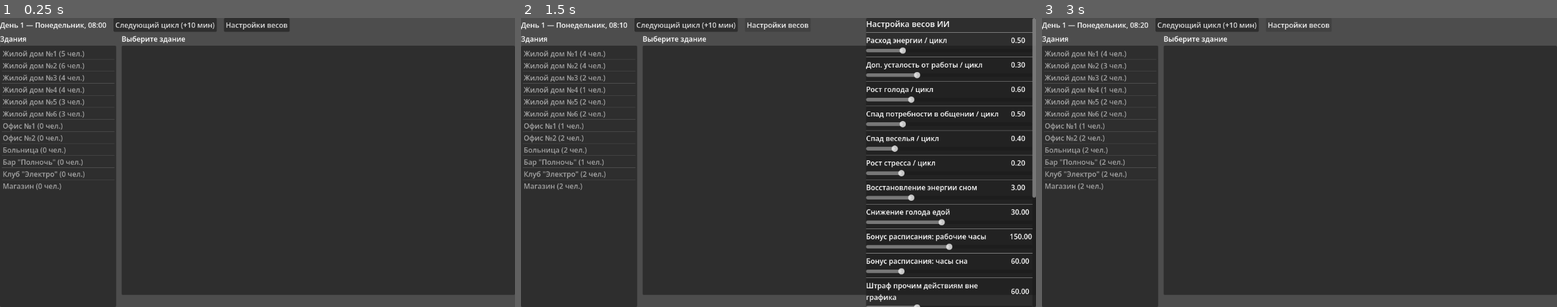
Above: before the commit, frames 1-3 (left to right).
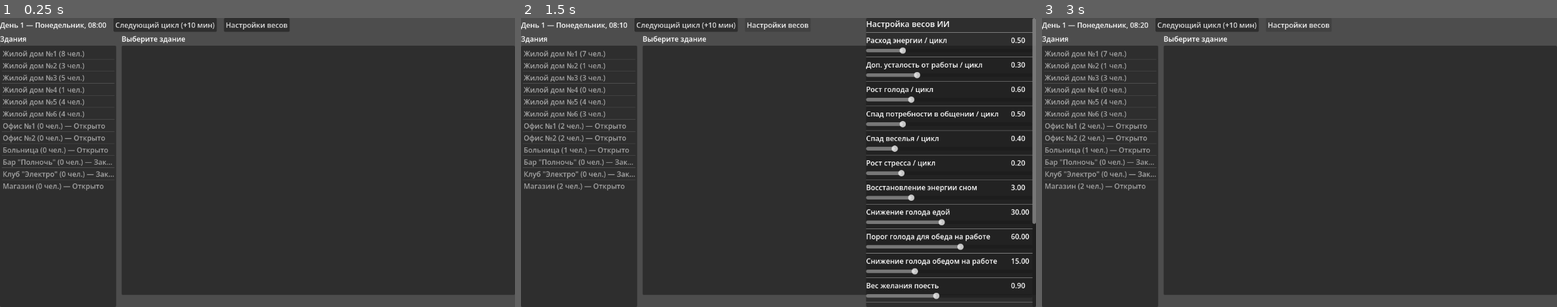
Above: after the commit, the same moments.

Repository: mafletich/city_simulator
Game: Godot game, scene res://scenes/main.tscn
The game is run twice, just before and just after one commit, with the same random seed, the same clock (stepped at 60 frames per second) and the same inputs.
Inputs:
- Up to frame 1 (0.25 s): no input
- Up to frame 2 (1.5 s): click "Следующий цикл (+10 мин)" at 0.5 s; click "Настройки весов" at 1.25 s
- Up to frame 3 (3 s): click "Следующий цикл (+10 мин)" at 2 s; click "Настройки весов" at 2.75 s

The runs differ from the first frame. In frame 1, 0.4% of the frame differs, in the area x 11-23%, y 11-60%; in frame 2, 1.9%, in the area x 7-100%, y 11-100%; in frame 3, 0.4%.

Commit message:
Add building operating-hours presets, schedule-driven vacancies, and strict work/sleep
- BuildingData: open_hour/close_hour/schedule_label + is_open(hour).
- New BuildingSchedules: several dozen randomly-picked operating-hour
  presets per building type (offices, shops, bars, clubs each get a
  wide combinatorial pool; hospital is deliberately always 24/7 — a
  hospital that closes at night didn't make sense for the sim). Also
  slices each building's open window into shifts that fully tile it
  (no gaps/overlaps) and emits one vacancy per shift worker slot.
- World.generate_city now rolls a schedule for each of the 6 workplaces,
  generates their vacancies, and randomly assigns those (not a flat
  per-building quota) to the 25 characters — headcount and shift hours
  now emerge from real operating hours instead of a fixed number.
- DecisionSystem: work/sleep are no longer scored against competing
  actions — during a character's own work hours they are always WORKing
  (including eating without leaving, via World's new lunch-at-work
  handling), during sleep hours always asleep at home. Closed
  bars/clubs/shops are excluded from socialize/wander targets, so idle
  residents no longer show up at venues with nobody on shift.
- main.gd: buildings list and detail panel now show operating hours,
  open/closed status, and staff count.

Verified headless over a 3 in-game-day run: zero work/sleep-schedule
violations, closed venues never had non-working visitors, and shift
vacancies tile each building's open window exactly.

Co-Authored-By: Claude Sonnet 5 <noreply@anthropic.com>
Claude-Session: https://claude.ai/code/session_017ivW3UVBMF6fQkFeRuAjkr

Diff:
--- a/scripts/data/building_data.gd
+++ b/scripts/data/building_data.gd
@@ -5,8 +5,14 @@
 @export var building_name: String = ""
 @export var building_type: Enums.BuildingType = Enums.BuildingType.RESIDENTIAL
 @export var rooms: Array[RoomData] = []
-## Сколько человек может официально работать в этом здании (0 = не место работы).
-@export var max_workers: int = 0
+## Сколько сотрудников числится в этом здании (0 = не место работы; сумма
+## всех сгенерированных вакансий, см. BuildingSchedules).
+@export var staff_count: int = 0
+
+## Часы работы. open_hour == close_hour означает "круглосуточно".
+@export var open_hour: int = 0
+@export var close_hour: int = 0
+@export var schedule_label: String = ""
 
 func get_room(room_id: int) -> RoomData:
 	for r in rooms:
@@ -19,3 +25,12 @@
 	for r in rooms:
 		ids.append_array(r.occupant_ids)
 	return ids
+
+func is_open(hour: int) -> bool:
+	if staff_count <= 0:
+		return true # жилые дома и т.п. — не заведения, "открыты" всегда
+	if open_hour == close_hour:
+		return true
+	if open_hour < close_hour:
+		return hour >= open_hour and hour < close_hour
+	return hour >= open_hour or hour < close_hour # диапазон через полночь
--- /dev/null
+++ b/scripts/systems/building_schedules.gd
@@ -0,0 +1,91 @@
+class_name BuildingSchedules
+extends RefCounted
+
+## Пресеты часов работы по типу здания + параметры смен для генерации
+## вакансий. Один пресет = {"open": int, "close": int, "label": String}.
+## open == close значит "круглосуточно". close < open — диапазон через полночь
+## (например 20:00–04:00), это не баг, а нормальный формат ночных заведений.
+
+## Сколько часов максимум длится одна смена и сколько человек нужно на смену
+## для этого типа здания — определяет, сколько вакансий сгенерируется, чтобы
+## суммарно покрыть все часы работы без "дыр".
+static func get_shift_params(type: Enums.BuildingType) -> Dictionary:
+	match type:
+		Enums.BuildingType.OFFICE:
+			return {"max_shift_length": 9, "workers_per_shift": 2}
+		Enums.BuildingType.HOSPITAL:
+			return {"max_shift_length": 8, "workers_per_shift": 1}
+		Enums.BuildingType.BAR:
+			return {"max_shift_length": 6, "workers_per_shift": 1}
+		Enums.BuildingType.CLUB:
+			return {"max_shift_length": 6, "workers_per_shift": 1}
+		Enums.BuildingType.SHOP:
+			return {"max_shift_length": 7, "workers_per_shift": 2}
+	return {"max_shift_length": 8, "workers_per_shift": 1}
+
+## Возвращает случайно выбираемый пул пресетов для типа здания.
+static func get_presets(type: Enums.BuildingType) -> Array[Dictionary]:
+	match type:
+		Enums.BuildingType.HOSPITAL:
+			# Больница у нас всегда круглосуточная — "закрытая на ночь больница"
+			# в симуляторе жизни города выглядит неправдоподобно, так что для
+			# этого типа пул пресетов намеренно состоит из одного варианта.
+			return [{"open": 0, "close": 0, "label": "Круглосуточно"}]
+		Enums.BuildingType.OFFICE:
+			return _generate([6, 7, 8, 9, 10, 11], [6, 7, 8, 9, 10], false)
+		Enums.BuildingType.SHOP:
+			return _generate([6, 7, 8, 9, 10], [8, 9, 10, 11, 12, 13, 14], true)
+		Enums.BuildingType.BAR:
+			return _generate([15, 16, 17, 18, 19, 20], [5, 6, 7, 8, 9], true)
+		Enums.BuildingType.CLUB:
+			return _generate([18, 19, 20, 21, 22], [4, 5, 6, 7, 8], true)
+	return [{"open": 0, "close": 0, "label": "Круглосуточно"}]
+
+static func _generate(opens: Array, durations: Array, include_24_7: bool) -> Array[Dictionary]:
+	var presets: Array[Dictionary] = []
+	for open_h in opens:
+		for duration in durations:
+			var close_h: int = (open_h + duration) % 24
+			presets.append({
+				"open": open_h,
+				"close": close_h,
+				"label": "%02d:00–%02d:00" % [open_h, close_h],
+			})
+	if include_24_7:
+		presets.append({"open": 0, "close": 0, "label": "Круглосуточно"})
+	return presets
+
+static func pick_random_preset(type: Enums.BuildingType) -> Dictionary:
+	var presets := get_presets(type)
+	return presets[randi() % presets.size()]
+
+## Длительность окна работы в часах (24, если круглосуточно).
+static func duration_hours(open_h: int, close_h: int) -> int:
+	if open_h == close_h:
+		return 24
+	if open_h < close_h:
+		return close_h - open_h
+	return 24 - open_h + close_h
+
+## Режет часы работы здания на смены, полностью покрывающие весь период без
+## пропусков, и возвращает список вакансий {"building", "start", "end"} —
+## по одной записи на каждое рабочее место в каждой смене.
+static func generate_vacancies(building: BuildingData) -> Array[Dictionary]:
+	var params := get_shift_params(building.building_type)
+	var max_shift_length: int = params["max_shift_length"]
+	var workers_per_shift: int = params["workers_per_shift"]
+
+	var total_hours := duration_hours(building.open_hour, building.close_hour)
+	var num_shifts: int = max(1, int(ceil(float(total_hours) / max_shift_length)))
+	var base_length: int = total_hours / num_shifts
+	var remainder: int = total_hours % num_shifts
+
+	var vacancies: Array[Dictionary] = []
+	var cursor: int = building.open_hour
+	for i in range(num_shifts):
+		var length: int = base_length + (1 if i < remainder else 0)
+		var shift_end: int = (cursor + length) % 24
+		for w in range(workers_per_shift):
+			vacancies.append({"building": building, "start": cursor, "end": shift_end})
+		cursor = shift_end
+	return vacancies
--- a/scripts/systems/decision_system.gd
+++ b/scripts/systems/decision_system.gd
@@ -1,25 +1,25 @@
 class_name DecisionSystem
 extends RefCounted
 
-## Utility AI: для каждого персонажа считаем "полезность" (score) каждого
-## возможного действия и выбираем действие с максимальным score.
-## "Расписание" (рабочие часы / часы сна) — не отдельный механизм,
-## а просто очень большой бонус/штраф внутри той же системы весов — так он
-## почти всегда побеждает, но теоретически может быть перебит крайней нуждой
-## (например, дичайшим голодом), что и даёт "скорее всего", а не "всегда".
+## В рабочие часы персонаж ВСЕГДА на работе, в часы сна — ВСЕГДА спит дома:
+## это больше не конкурирующие "веса", а жёсткое правило (см. decide_action).
+## Вне этих двух окон включается Utility AI: для каждого из оставшихся
+## действий (поесть/пообщаться/отдохнуть/погулять) считаем "полезность"
+## (score) и выбираем действие с максимальным score.
 
 func decide_action(c: CharacterData, world) -> Dictionary:
+	if _is_work_time(c, world):
+		return _fixed_action(Enums.ActionType.WORK, c.work_building_id, c.work_room_id)
+
+	if _is_sleep_time(c, world):
+		return _fixed_action(Enums.ActionType.SLEEP, c.home_building_id, c.home_room_id)
+
 	var w: DecisionWeights = world.weights
-	var work_time := _is_work_time(c, world)
-	var sleep_time := _is_sleep_time(c, world)
-
 	var candidates: Array[Dictionary] = [
-		_score_sleep(c, world, w, sleep_time, work_time),
-		_score_work(c, world, w, work_time),
-		_score_eat(c, world, w, work_time),
-		_score_socialize(c, world, w, work_time),
-		_score_rest(c, world, w, work_time),
-		_score_wander(c, world, w, work_time),
+		_score_eat(c, world, w),
+		_score_socialize(c, world, w),
+		_score_rest(c, world, w),
+		_score_wander(c, world, w),
 	]
 
 	# Небольшой бонус к текущему действию, чтобы персонажи не "дёргались"
@@ -31,46 +31,13 @@
 	candidates.sort_custom(func(a, b): return a["score"] > b["score"])
 	return candidates[0]
 
-func _score_sleep(c: CharacterData, world, w: DecisionWeights, sleep_time: bool, work_time: bool) -> Dictionary:
-	# Намеренно небольшой множитель у голой усталости: график сна должен
-	# решать почти всё сам, а не "накопилась усталость — лёг спать в 17:00".
-	var score := (100.0 - c.energy) * 0.6
-	if sleep_time:
-		score += w.schedule_sleep_bonus
-	elif work_time:
-		score -= w.off_schedule_penalty
-	else:
-		# Не рабочее и не сонное время (вечер после работы, выходной днём) —
-		# спать ещё рано, только очень низкая энергия сможет это перебить.
-		score -= w.off_schedule_penalty * 0.5
-	if c.energy > 90.0:
-		score -= 200.0
-	return {
-		"action": Enums.ActionType.SLEEP,
-		"score": score,
-		"building_id": c.home_building_id,
-		"room_id": c.home_room_id,
-	}
+func _fixed_action(action: Enums.ActionType, building_id: int, room_id: int) -> Dictionary:
+	return {"action": action, "score": 9999.0, "building_id": building_id, "room_id": room_id}
 
-func _score_work(c: CharacterData, world, w: DecisionWeights, work_time: bool) -> Dictionary:
-	var score := -1000.0
-	if work_time:
-		score = w.work_base_score * c.trait_workaholic
-		score += w.schedule_work_bonus
-		score -= c.stress * 0.3
-	return {
-		"action": Enums.ActionType.WORK,
-		"score": score,
-		"building_id": c.work_building_id,
-		"room_id": c.work_room_id,
-	}
-
-func _score_eat(c: CharacterData, world, w: DecisionWeights, work_time: bool) -> Dictionary:
+func _score_eat(c: CharacterData, world, w: DecisionWeights) -> Dictionary:
 	var score := c.hunger * w.eat_weight
 	if c.hunger > 70.0:
 		score += 25.0
-	if work_time:
-		score -= w.off_schedule_penalty * 0.5 # перекусить на рабочем месте всё же можно
 	return {
 		"action": Enums.ActionType.EAT,
 		"score": score,
@@ -78,7 +45,7 @@
 		"room_id": c.home_room_id,
 	}
 
-func _score_socialize(c: CharacterData, world, w: DecisionWeights, work_time: bool) -> Dictionary:
+func _score_socialize(c: CharacterData, world, w: DecisionWeights) -> Dictionary:
 	var score := (100.0 - c.social) * c.trait_social * w.socialize_weight
 	score -= c.trait_loner * 30.0
 	var hour: int = world.current_hour
@@ -86,8 +53,6 @@
 		score += 15.0
 	else:
 		score -= 20.0
-	if work_time:
-		score -= w.off_schedule_penalty
 
 	var venue: BuildingData = _pick_social_venue(world)
 	var building_id := c.home_building_id
@@ -103,10 +68,8 @@
 		"room_id": room_id,
 	}
 
-func _score_rest(c: CharacterData, world, w: DecisionWeights, work_time: bool) -> Dictionary:
+func _score_rest(c: CharacterData, world, w: DecisionWeights) -> Dictionary:
 	var score := (100.0 - c.fun) * w.rest_weight + c.stress * 0.3
-	if work_time:
-		score -= w.off_schedule_penalty
 	return {
 		"action": Enums.ActionType.REST,
 		"score": score,
@@ -114,18 +77,16 @@
 		"room_id": c.home_room_id,
 	}
 
-func _score_wander(c: CharacterData, world, w: DecisionWeights, work_time: bool) -> Dictionary:
+func _score_wander(c: CharacterData, world, w: DecisionWeights) -> Dictionary:
 	var score := (100.0 - c.fun) * w.wander_weight
 	var hour: int = world.current_hour
-	if work_time:
-		score -= w.off_schedule_penalty
 	if hour < 7 or hour > 23:
 		score -= 40.0
 
 	var shop: BuildingData = world.get_building_by_type(Enums.BuildingType.SHOP)
 	var building_id := c.home_building_id
 	var room_id := c.home_room_id
-	if shop != null:
+	if shop != null and shop.is_open(hour):
 		building_id = shop.id
 		room_id = shop.rooms[0].id if shop.rooms.size() > 0 else 0
 
@@ -165,12 +126,13 @@
 	return hour >= start or hour < end # диапазон переходит через полночь
 
 func _pick_social_venue(world) -> BuildingData:
+	var hour: int = world.current_hour
 	var options: Array[BuildingData] = []
 	var bar: BuildingData = world.get_building_by_type(Enums.BuildingType.BAR)
 	var club: BuildingData = world.get_building_by_type(Enums.BuildingType.CLUB)
-	if bar != null:
+	if bar != null and bar.is_open(hour):
 		options.append(bar)
-	if club != null:
+	if club != null and club.is_open(hour):
 		options.append(club)
 	if options.is_empty():
 		return null
--- a/scripts/systems/decision_weights.gd
+++ b/scripts/systems/decision_weights.gd
@@ -4,6 +4,10 @@
 ## Все "магические числа" системы принятия решений и обновления потребностей
 ## собраны здесь, чтобы их можно было крутить ползунками прямо в игре
 ## (см. scripts/ui/weights_panel.gd), не трогая код.
+##
+## Работа и сон в свои расписанные часы больше не "весы", а жёсткое правило
+## (см. DecisionSystem.decide_action) — поэтому здесь только веса для того,
+## что происходит вне рабочего/спального окна, плюс скорость потребностей.
 
 ## --- Скорость изменения потребностей (за один цикл = 10 игровых минут) ---
 @export var energy_decay_rate: float = 0.5
@@ -23,13 +27,11 @@
 @export var wander_fun_gain: float = 8.0
 @export var work_stress_gain: float = 2.0
 
-## --- Расписание: насколько сильно "рабочие часы"/"часы сна" перевешивают всё остальное ---
-@export var schedule_work_bonus: float = 150.0
-@export var schedule_sleep_bonus: float = 60.0
-@export var off_schedule_penalty: float = 60.0
+## --- "Ест, не покидая работу" ---
+@export var work_lunch_hunger_threshold: float = 60.0
+@export var work_lunch_relief: float = 15.0
 
-## --- Базовые веса конкурирующих желаний ---
-@export var work_base_score: float = 60.0
+## --- Базовые веса конкурирующих желаний (вне рабочего/спального окна) ---
 @export var eat_weight: float = 0.9
 @export var socialize_weight: float = 0.8
 @export var rest_weight: float = 0.5
@@ -50,10 +52,8 @@
 		{"label": "Рост стресса / цикл", "property": "stress_growth_rate", "min": 0.0, "max": 1.0, "step": 0.05},
 		{"label": "Восстановление энергии сном", "property": "sleep_energy_regen", "min": 0.5, "max": 10.0, "step": 0.5},
 		{"label": "Снижение голода едой", "property": "eat_hunger_relief", "min": 5.0, "max": 60.0, "step": 1.0},
-		{"label": "Бонус расписания: рабочие часы", "property": "schedule_work_bonus", "min": 0.0, "max": 300.0, "step": 5.0},
-		{"label": "Бонус расписания: часы сна", "property": "schedule_sleep_bonus", "min": 0.0, "max": 300.0, "step": 5.0},
-		{"label": "Штраф прочим действиям вне графика", "property": "off_schedule_penalty", "min": 0.0, "max": 200.0, "step": 5.0},
-		{"label": "Базовая полезность работы", "property": "work_base_score", "min": 0.0, "max": 150.0, "step": 5.0},
+		{"label": "Порог голода для обеда на работе", "property": "work_lunch_hunger_threshold", "min": 20.0, "max": 90.0, "step": 5.0},
+		{"label": "Снижение голода обедом на работе", "property": "work_lunch_relief", "min": 5.0, "max": 40.0, "step": 1.0},
 		{"label": "Вес желания поесть", "property": "eat_weight", "min": 0.1, "max": 2.0, "step": 0.05},
 		{"label": "Вес желания общаться", "property": "socialize_weight", "min": 0.1, "max": 2.0, "step": 0.05},
 		{"label": "Вес желания отдыхать", "property": "rest_weight", "min": 0.1, "max": 2.0, "step": 0.05},
--- a/scripts/systems/world_state.gd
+++ b/scripts/systems/world_state.gd
@@ -5,7 +5,6 @@
 
 const MINUTES_PER_TICK: int = 10
 const CHARACTER_COUNT: int = 25
-const UNEMPLOYED_COUNT: int = 5
 
 const DAY_NAMES: Array[String] = [
 	"Понедельник", "Вторник", "Среда", "Четверг",
@@ -67,16 +66,27 @@
 	var shop := _create_building(next_id, "Магазин", Enums.BuildingType.SHOP, 8); next_id += 1
 
 	var workplaces: Array[BuildingData] = [office1, office2, hospital, bar, club, shop]
+	var all_vacancies: Array[Dictionary] = []
 	for wp in workplaces:
-		wp.max_workers = 4
+		var preset := BuildingSchedules.pick_random_preset(wp.building_type)
+		wp.open_hour = preset["open"]
+		wp.close_hour = preset["close"]
+		wp.schedule_label = preset["label"]
+
+		var vacancies := BuildingSchedules.generate_vacancies(wp)
+		wp.staff_count = vacancies.size()
+		all_vacancies.append_array(vacancies)
 		buildings.append(wp)
 
-	# 20 рабочих мест раскиданы поровну по 6 местам работы (не больше max_workers
-	# каждое), оставшиеся 5 персонажей из CHARACTER_COUNT остаются безработными.
+	# Вакансии раскиданы случайно между персонажами; если вакансий больше, чем
+	# людей в городе, лишние остаются незаполненными — такое бывает, если
+	# городу не повезло со случайными часами работы (много круглосуточных).
+	all_vacancies.shuffle()
+	var employed_count: int = min(all_vacancies.size(), CHARACTER_COUNT)
 	var job_assignments: Array = []
-	for i in range(CHARACTER_COUNT - UNEMPLOYED_COUNT):
-		job_assignments.append(workplaces[i % workplaces.size()])
-	for i in range(UNEMPLOYED_COUNT):
+	for i in range(employed_count):
+		job_assignments.append(all_vacancies[i])
+	for i in range(CHARACTER_COUNT - employed_count):
 		job_assignments.append(null)
 	job_assignments.shuffle()
 
@@ -109,7 +119,7 @@
 	b.rooms = rooms
 	return b
 
-func _create_random_character(id: int, residential: Array[BuildingData], workplace: BuildingData) -> CharacterData:
+func _create_random_character(id: int, residential: Array[BuildingData], vacancy) -> CharacterData:
 	var c := CharacterData.new()
 	c.id = id
 	c.gender = Enums.Gender.MALE if randi() % 2 == 0 else Enums.Gender.FEMALE
@@ -118,21 +128,21 @@
 	c.age = randi_range(19, 65)
 	c.fingerprint = NameGenerator.random_fingerprint()
 
-	if workplace == null:
+	if vacancy == null:
 		c.profession = Enums.Profession.UNEMPLOYED
 		c.work_building_id = -1
 		c.work_room_id = -1
 		c.work_start_hour = -1
 		c.work_end_hour = -1
 	else:
+		var workplace: BuildingData = vacancy["building"]
 		c.profession = _profession_for_building_type(workplace.building_type)
 		c.work_building_id = workplace.id
 		c.work_room_id = 0
-
-		var starts: Array[int] = [7, 8, 9]
-		var durations: Array[int] = [7, 8, 9]
-		c.work_start_hour = starts[randi() % starts.size()]
-		c.work_end_hour = (c.work_start_hour + durations[randi() % durations.size()]) % 24
+		# Часы смены идут прямо из вакансии (см. BuildingSchedules) — так все
+		# вакансии здания вместе покрывают весь его рабочий день без дыр.
+		c.work_start_hour = vacancy["start"]
+		c.work_end_hour = vacancy["end"]
 
 		c.schedule_type = Enums.ScheduleType.FIVE_TWO if randf() < 0.7 else Enums.ScheduleType.TWO_TWO
 		c.schedule_offset = randi() % 4
@@ -263,7 +273,18 @@
 		var building := get_building(building_id)
 		if building == null:
 			continue
-		var workers: Array = workers_by_building[building_id]
+		var all_workers: Array = workers_by_building[building_id]
+
+		# "Едят, не покидая работу" — если сильно проголодался, перекусывает
+		# на месте вместо своей обычной рабочей под-активности этот цикл.
+		var workers: Array = []
+		for wk in all_workers:
+			if wk.hunger > weights.work_lunch_hunger_threshold:
+				wk.current_activity_detail = "Обедает на рабочем месте"
+				wk.hunger = clamp(wk.hunger - weights.work_lunch_relief, 0.0, 100.0)
+			else:
+				workers.append(wk)
+
 		match building.building_type:
 			Enums.BuildingType.BAR, Enums.BuildingType.CLUB:
 				_resolve_bartender_activities(building, workers)
--- a/scripts/ui/main.gd
+++ b/scripts/ui/main.gd
@@ -26,6 +26,9 @@
 	_update_time_label()
 	_refresh_buildings_list()
 	if selected_building_id != -1:
+		var b := World.get_building(selected_building_id)
+		if b != null:
+			building_name_label.text = _building_header_text(b)
 		_refresh_characters_list()
 		character_details_label.text = ""
 
@@ -41,16 +44,25 @@
 	for i in range(World.buildings.size()):
 		var b: BuildingData = World.buildings[i]
 		var occupant_count := b.get_occupants().size()
-		buildings_list.add_item("%s (%d чел.)" % [b.building_name, occupant_count])
+		var status := ""
+		if b.staff_count > 0:
+			status = " — Открыто" if b.is_open(World.current_hour) else " — Закрыто"
+		buildings_list.add_item("%s (%d чел.)%s" % [b.building_name, occupant_count, status])
 		if b.id == previous_selection:
 			buildings_list.select(i)
 
 func _on_building_selected(index: int) -> void:
 	var b: BuildingData = World.buildings[index]
 	selected_building_id = b.id
-	building_name_label.text = b.building_name
+	building_name_label.text = _building_header_text(b)
 	character_details_label.text = ""
 	_refresh_characters_list()
+
+func _building_header_text(b: BuildingData) -> String:
+	if b.staff_count <= 0:
+		return b.building_name
+	var status := "Открыто" if b.is_open(World.current_hour) else "Закрыто"
+	return "%s\n%s — %s (сотрудников: %d)" % [b.building_name, b.schedule_label, status, b.staff_count]
 
 func _refresh_characters_list() -> void:
 	characters_list.clear()
Not shown, added: scripts/systems/building_schedules.gd.uid
